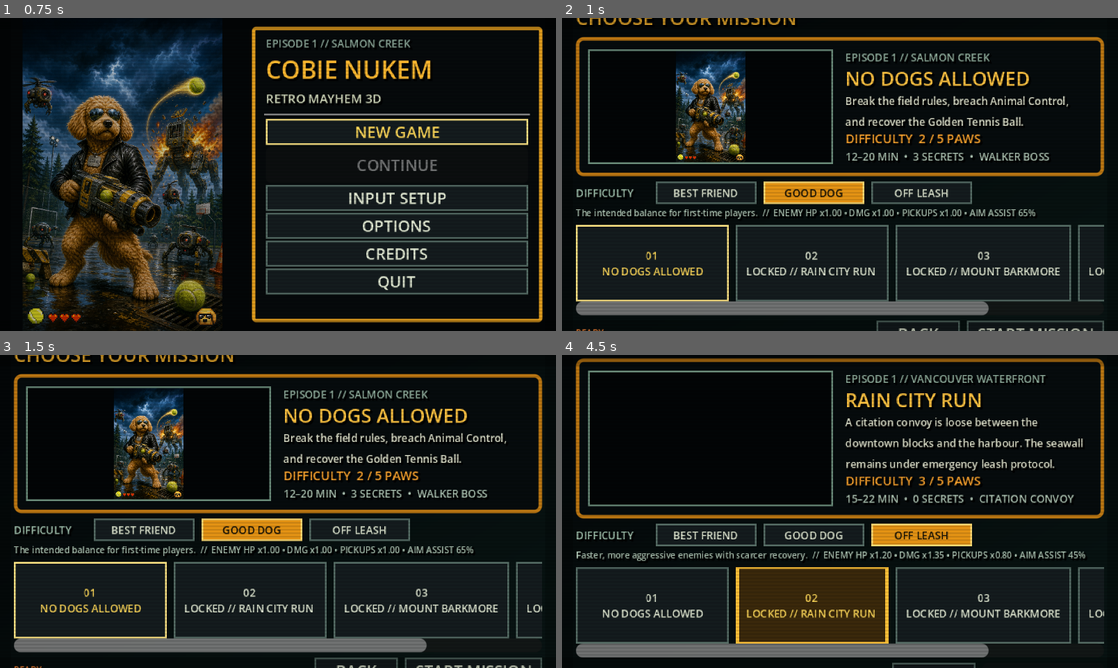
Above: before the commit, frames 1-4 (two rows, left to right).
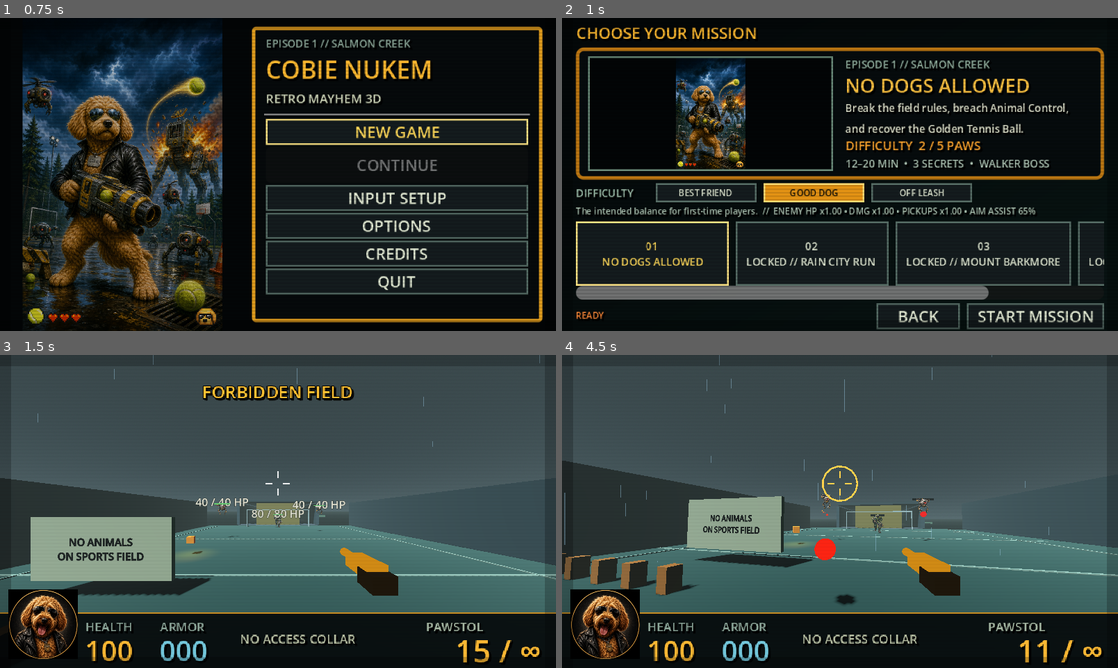
Above: after the commit, the same moments.

Repository: Louisleh/cobie-nukem
Game: Godot game, scene res://scenes/boot/boot.tscn
Same seed, same stepped clock (60 frames per second), same inputs: the game is played once before the commit and once after it.
Inputs (mouse positions are in pixels of both pictures, inside the frame that each line leads up to):
- Up to frame 1 (0.75 s): tap Enter (menu_accept) at 0.5 s; move the mouse to (400, 158) at 0.52 s; press the mouse at (400, 158) at 0.53 s; hold D (strafe_right) from 0.53 s (still down)
- Up to frame 2 (1 s): keep holding D (strafe_right); tap Space (jump) at 0.77 s
- Up to frame 3 (1.5 s): release D (strafe_right) at 1.25 s; release the mouse at (400, 495) at 1.25 s; click (472, 652) at 1.25 s, where only the run after the commit has a clickable "START MISSION"
- Up to frame 4 (4.5 s): click (706, 530) at 2 s, where only the run before the commit has a clickable "BEST FRIEND"; click (812, 530) at 2.75 s, where only the run before the commit has a clickable "GOOD DOG"; click (923, 530) at 3.5 s, where only the run before the commit has a clickable "OFF LEASH"; click (812, 599) at 4.25 s, where only the run before the commit has a clickable "02 LOCKED // RAIN CITY RUN"

Frame 1 is identical in both runs. In frame 2, 30% of the frame differs, in the area x 2-98%, y 0-100%; in frame 3, 85%; in frame 4, 88%, in the area x 0-100%, y 0-100%.

Commit message:
fix: fit difficulty selector within tablet viewport

Diff:
--- a/scenes/menus/level_select.tscn
+++ b/scenes/menus/level_select.tscn
@@ -67,13 +67,13 @@
 anchor_right = 1.0
 anchor_bottom = 1.0
 offset_left = 8.0
-offset_top = 5.0
+offset_top = 2.0
 offset_right = -8.0
-offset_bottom = -5.0
+offset_bottom = -2.0
 
 [node name="Main" type="VBoxContainer" parent="SafeArea"]
 layout_mode = 2
-theme_override_constants/separation = 3
+theme_override_constants/separation = 2
 
 [node name="Header" type="HBoxContainer" parent="SafeArea/Main"]
 layout_mode = 2
@@ -82,7 +82,7 @@
 layout_mode = 2
 size_flags_horizontal = 3
 theme_override_colors/font_color = Color(1, 0.73, 0.19, 1)
-theme_override_font_sizes/font_size = 11
+theme_override_font_sizes/font_size = 9
 text = "CHOOSE YOUR MISSION"
 
 [node name="EpisodeBadge" type="Label" parent="SafeArea/Main/Header"]
@@ -103,7 +103,7 @@
 visible = false
 
 [node name="MissionPanel" type="PanelContainer" parent="SafeArea/Main"]
-custom_minimum_size = Vector2(0, 64)
+custom_minimum_size = Vector2(0, 57)
 layout_mode = 2
 size_flags_vertical = 3
 theme_override_styles/panel = SubResource("PanelStyle")
@@ -111,16 +111,16 @@
 [node name="MissionMargin" type="MarginContainer" parent="SafeArea/Main/MissionPanel"]
 layout_mode = 2
 theme_override_constants/margin_left = 5
-theme_override_constants/margin_top = 5
+theme_override_constants/margin_top = 3
 theme_override_constants/margin_right = 5
-theme_override_constants/margin_bottom = 5
+theme_override_constants/margin_bottom = 3
 
 [node name="Mission" type="HBoxContainer" parent="SafeArea/Main/MissionPanel/MissionMargin"]
 layout_mode = 2
 theme_override_constants/separation = 7
 
 [node name="PreviewFrame" type="PanelContainer" parent="SafeArea/Main/MissionPanel/MissionMargin/Mission"]
-custom_minimum_size = Vector2(78, 54)
+custom_minimum_size = Vector2(72, 48)
 layout_mode = 2
 size_flags_horizontal = 3
 theme_override_styles/panel = SubResource("PreviewStyle")
@@ -200,7 +200,7 @@
 autowrap_mode = 2
 
 [node name="CourseScroll" type="ScrollContainer" parent="SafeArea/Main"]
-custom_minimum_size = Vector2(0, 47)
+custom_minimum_size = Vector2(0, 40)
 layout_mode = 2
 horizontal_scroll_mode = 2
 vertical_scroll_mode = 0
@@ -215,7 +215,7 @@
 
 [node name="StatusLabel" type="Label" parent="SafeArea/Main/Footer"]
 unique_name_in_owner = true
-custom_minimum_size = Vector2(150, 14)
+custom_minimum_size = Vector2(150, 12)
 layout_mode = 2
 size_flags_horizontal = 3
 theme_override_colors/font_color = Color(1, 0.54, 0.22, 1)
--- a/scripts/ui/level_select.gd
+++ b/scripts/ui/level_select.gd
@@ -43,7 +43,7 @@
 	for index in levels.size():
 		var data := levels[index]
 		var card := Button.new()
-		card.custom_minimum_size = Vector2(88.0, 44.0)
+		card.custom_minimum_size = Vector2(88.0, 37.0)
 		card.add_theme_font_size_override("font_size", 6)
 		card.text = "%02d\n%s" % [index + 1, data.title if data.unlocked else "LOCKED // " + data.title]
 		card.tooltip_text = data.description
@@ -75,8 +75,8 @@
 		button.text = profile.display_name
 		button.tooltip_text = profile.description
 		button.focus_mode = Control.FOCUS_ALL
-		button.custom_minimum_size = Vector2(58.0, 13.0)
-		button.add_theme_font_size_override("font_size", 6)
+		button.custom_minimum_size = Vector2(58.0, 11.0)
+		button.add_theme_font_size_override("font_size", 5)
 		button.set_pressed_no_signal(profile.id == GameState.difficulty_id)
 		button.pressed.connect(_on_difficulty_pressed.bind(profile))
 		button.mouse_entered.connect(button.grab_focus)
